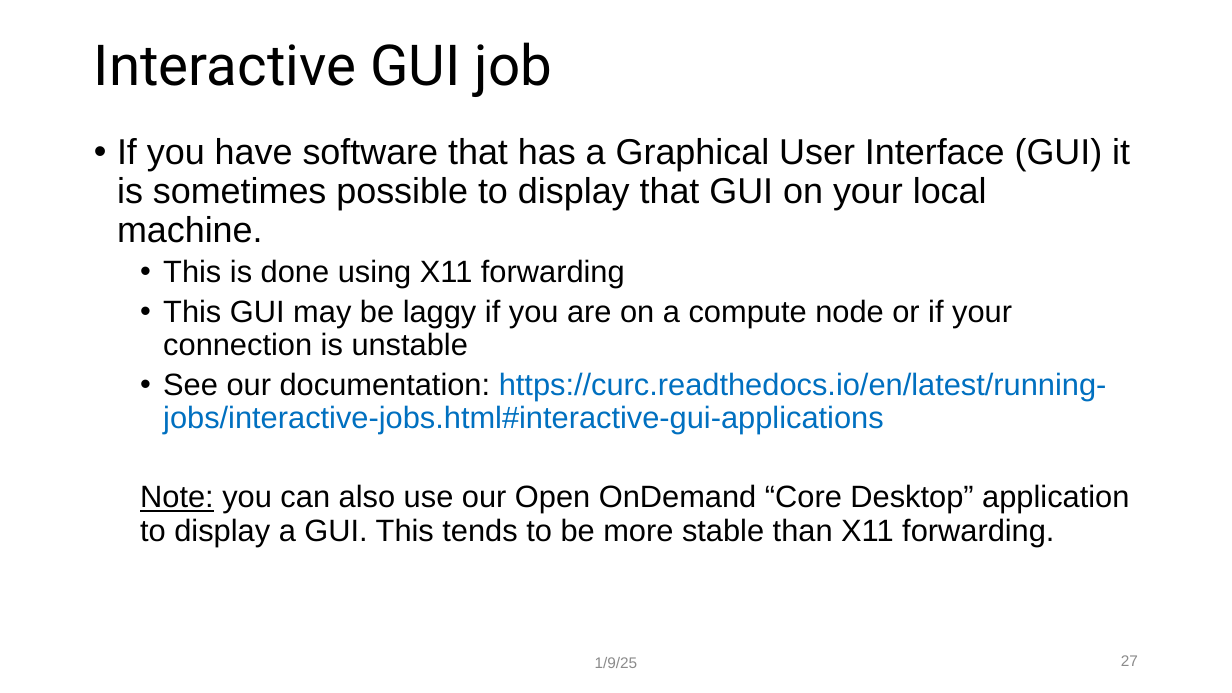
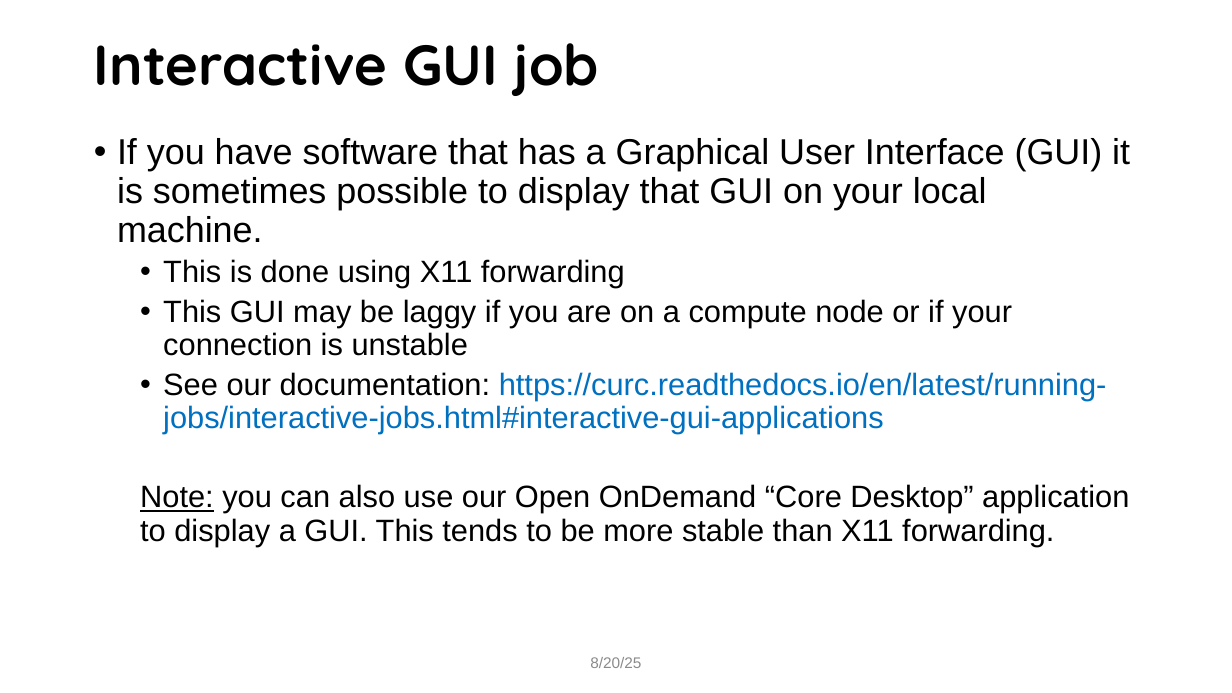
Before and after one commit to mohalkh5/hpc_fundamentals_micro_credential, a slide deck: slide 27 of scheduling_jobs/scheduling_jobs.pptx. Drawn at 1232x693 pixels with LibreOffice and Linux fonts; fonts in the diff are those of the drawing; background and template pictures are left out. Boxes give left, top, right and bottom in pixels: in the first picture for what was removed or moved away, otherwise in the second. Text is boxed around its words. In the diff, an @@ line names an element or a change of style, - is before the commit and + after.

```diff
--- a/scheduling_jobs/scheduling_jobs.pptx
+++ b/scheduling_jobs/scheduling_jobs.pptx
@@ title "Interactive GUI job" at <box>94,43,599,96</box>: font Roboto to Quicksand, bold on @@
@@ text at <box>590,657,641,668</box>: text changed @@
-1/9/25
+8/20/25
@@ page number removed at <box>1121,655,1138,666</box> @@
-27
```
Also in this commit, not shown: 27 other slides changed, 1 other file.
